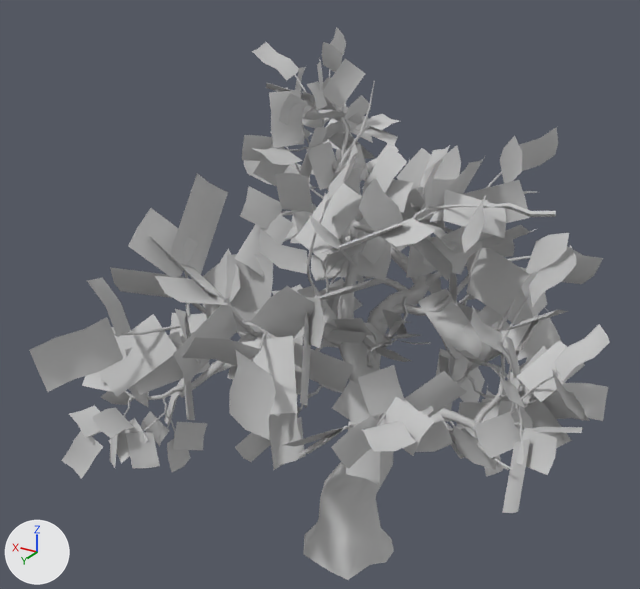
The FBX model Assets/Tuscany/Models/Tree_B.FBX, before and after one commit.
Before and after are seen from a 50 mm lens placed at (-594.0, 994.0, 991.0), pointed at (45.0, -70.0, 459.0). The axes (+X, +Y, +Z) are drawn at lower left. The lights are the same throughout. Where no turn or scale is listed for an object, it has been applied to the vertices.

Names of what the first picture shows: 'tree_B'.
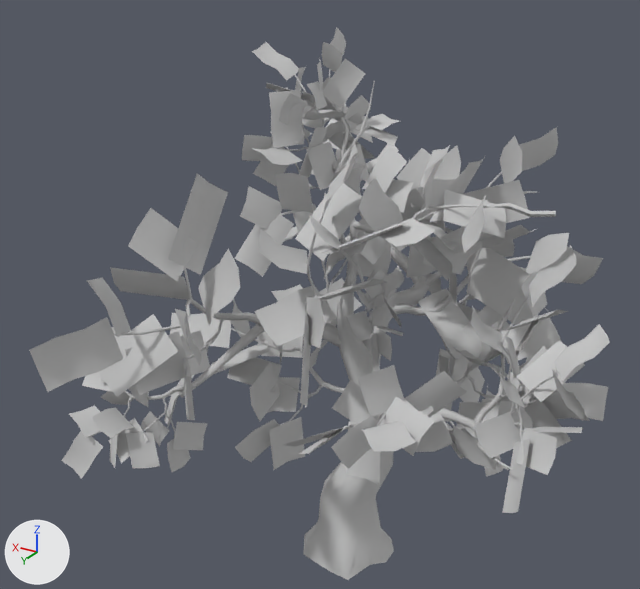
Where the change shows, as pixel boxes [x1, y1, x2, y2] in the pictures (640 x 589 px; the box of a moved part takes in the faces that stretch with it):
part 1 of me_tree_b_ncl1_1, moved or reshaped
    before: [367, 344, 388, 368]
    after: [369, 320, 374, 334]
part 2 of me_tree_b_ncl1_1, moved or reshaped
    before: [383, 320, 405, 345]
    after: [368, 292, 384, 321]
part 3 of me_tree_b_ncl1_1, moved or reshaped
    before: [370, 338, 390, 353]
    after: [365, 293, 367, 313]
part 4 of me_tree_b_ncl1_1, moved or reshaped
    before: [385, 321, 403, 339]
    after: [367, 270, 383, 306]
part 5 of me_tree_b_ncl1_1, moved or reshaped
    before: [382, 310, 407, 335]
    after: [364, 269, 396, 309]
part 6 of me_tree_b_ncl1_1, moved or reshaped
    before: [401, 296, 408, 321]
    after: [381, 266, 404, 298]
part 7 of me_tree_b_ncl1_1, moved or reshaped
    before: [377, 319, 408, 324]
    after: [380, 289, 401, 327]
part 8 of me_tree_b_ncl1_1, moved or reshaped
    before: [364, 322, 392, 345]
    after: [372, 325, 404, 336]
part 9 of me_tree_b_ncl1_1, moved or reshaped (not visible before)
    after: [371, 334, 380, 372]
part 10 of me_tree_b_ncl1_1, moved or reshaped
    before: [365, 347, 412, 362]
    after: [347, 311, 373, 342]
part 11 of me_tree_b_ncl1_1, deleted
    before: [152, 160, 431, 465]
part 12 of me_tree_b_ncl1_1, moved or reshaped
    before: [354, 265, 421, 345]
    after: [350, 265, 392, 361]

Diff of the bpy script that builds the scene:
```diff
--- a/Assets/Tuscany/Models/Tree_B.FBX.py
+++ b/Assets/Tuscany/Models/Tree_B.FBX.py
@@ me_tree_b_ncl1_1 @@
 # used by ob_tree_b; location = (0.0, 0.0, 0.0)
-me_tree_b_ncl1_1.from_pydata(...)  # 4532 vertices, 2934 faces; spans x -412.0..321.0, y -533.0..320.0, z 6.0..840.0
+me_tree_b_ncl1_1.from_pydata(...)  # 4094 vertices, 2662 faces; spans x -412.0..321.0, y -533.0..320.0, z 6.0..840.0
+# me_tree_b_ncl1_1 part 1: the loose piece of 36 vertices spanning x -83.0..-64.0, y -84.0..-1.0, z 394.0..415.0 is multiplied about its middle by the matrix ((-0.587, 0.716, -0.378), (-0.26, -0.609, -0.749), (-0.767, -0.342, 0.544)), then moved by (25.0, 2.0, 41.0)
+# me_tree_b_ncl1_1 part 2: the loose piece of 18 vertices spanning x -98.0..-70.0, y -74.0..-50.0, z 410.0..449.0 is multiplied about its middle by the matrix ((-0.587, 0.716, -0.378), (-0.26, -0.609, -0.749), (-0.767, -0.342, 0.544)), then moved by (18.0, 18.0, 45.0)
+# me_tree_b_ncl1_1 part 3: the loose piece of 18 vertices spanning x -100.0..-67.0, y -23.0..-8.0, z 411.0..442.0 is multiplied about its middle by the matrix ((-0.587, 0.716, -0.378), (-0.26, -0.609, -0.749), (-0.767, -0.342, 0.544)), then moved by (51.0, -55.0, 30.0)
+# me_tree_b_ncl1_1 part 4: the loose piece of 9 vertices spanning x -117.0..-82.0, y -52.0..-11.0, z 431.0..471.0 is multiplied about its middle by the matrix ((-0.587, 0.716, -0.378), (-0.26, -0.609, -0.749), (-0.767, -0.342, 0.544)), then moved by (57.0, -44.0, 36.0)
+# me_tree_b_ncl1_1 part 5: the loose piece of 12 vertices spanning x -115.0..-75.0, y -63.0..-27.0, z 428.0..480.0 is multiplied about its middle by the matrix ((-0.587, 0.716, -0.378), (-0.26, -0.609, -0.749), (-0.767, -0.342, 0.544)), then moved by (39.0, -25.0, 36.0)
+# me_tree_b_ncl1_1 part 6: the loose piece of 12 vertices spanning x -108.0..-90.0, y -89.0..-54.0, z 441.0..495.0 is multiplied about its middle by the matrix ((-0.587, 0.716, -0.378), (-0.26, -0.609, -0.749), (-0.767, -0.342, 0.544)), then moved by (20.0, 7.0, 41.0)
+# me_tree_b_ncl1_1 part 7: the loose piece of 9 vertices spanning x -106.0..-44.0, y -111.0..-56.0, z 429.0..446.0 is multiplied about its middle by the matrix ((-0.587, 0.716, -0.378), (-0.26, -0.609, -0.749), (-0.767, -0.342, 0.544)), then moved by (-15.0, 43.0, 41.0)
+# me_tree_b_ncl1_1 part 8: the loose piece of 12 vertices spanning x -74.0..-22.0, y -86.0..-47.0, z 399.0..436.0 is multiplied about its middle by the matrix ((-0.587, 0.716, -0.378), (-0.26, -0.609, -0.749), (-0.767, -0.342, 0.544)), then moved by (-37.0, 24.0, 24.0)
+# me_tree_b_ncl1_1 part 9: the loose piece of 12 vertices spanning x -66.0..-20.0, y -133.0..-68.0, z 344.0..396.0 is multiplied about its middle by the matrix ((-0.587, 0.716, -0.378), (-0.26, -0.609, -0.749), (-0.767, -0.342, 0.544)), then moved by (-52.0, 113.0, 53.0)
+# me_tree_b_ncl1_1 part 10: the loose piece of 12 vertices spanning x -111.0..-46.0, y -91.0..-31.0, z 370.0..418.0 is multiplied about its middle by the matrix ((-0.587, 0.716, -0.378), (-0.26, -0.609, -0.749), (-0.767, -0.342, 0.544)), then moved by (24.0, 40.0, 56.0)
+# me_tree_b_ncl1_1 part 11: 37 loose pieces with 465 vertices, spanning x -147.0..199.0, y -366.0..303.0, z 260.0..663.0, are deleted
+# me_tree_b_ncl1_1 part 12: 27 vertices removed from x -152.0..29.0, y -141.0..16.0, z 424.0..582.0; 54 vertices added at x -121.0..1.0, y -170.0..19.0, z 413.0..528.0
 me_tree_b_ncl1_1.materials.append(mat_material__1257)
```
